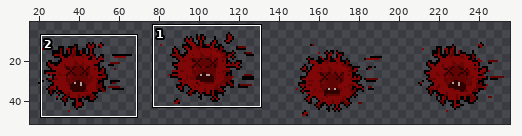
Two versions of one sprite sheet, Python_Module_8/Assets/SpriteSheets/Virus Game/Enemies/Virus_Red/virus1_red.png. Above: a wide view before the commit, with the close-up outlined.
Close-up. Earlier state:
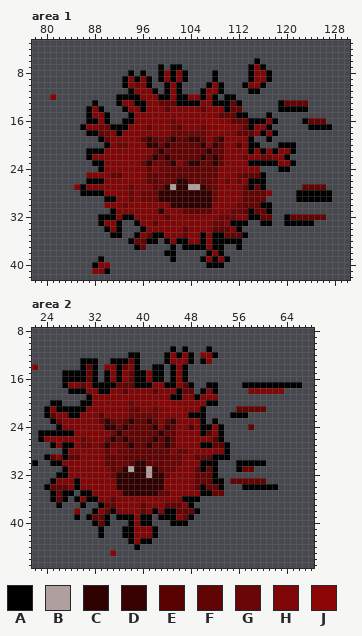
The file is 256x64 pixels. Colours within 5 levels of each other are drawn and written as one. Shown: area 1: x 78..130, y 3..42; area 2: x 22..68, y 8..47. The wide view leaves out empty margins. The commit also changed other parts of the picture, which this record leaves out.
Palette (. is transparent): A #000000  B #b09f9f  C #300101  D #390202  E #580101  F #610404  G #6a0606  H #800707  J #8d0606
Pixels before, area 1, first column x 81:
 6 ..................................A............
 7 ..................A.AA...........AHA...........
 8 .............A.A..AHAHA....A.....AHHA..........
 9 ............AHAHA.AHAHA....A.....AHHA..........
10 ............AHGHA..AHA....AHA...AHHA...........
11 .............AHHHA.AHA...AHHA....AA............
12 H..........AAAAHHHAAHAAHHAHA.AA................
13 .......A...AHHAAHHFFFAAAAHHAAAFA......AFFFF....
14 ......AHA...AHHAHHHFHHHHHFHHHAFF......AAAAA....
15 ......AHHA...AHHHHHHHHHHHHHHFFFAA...A..........
16 ......AAHA..AAHHHHHHGHHHHHJJHHFFFAAAHA....AFFF.
17 .....AHHGGAAAHHHGHHHGFHHHGHHJJHHFAHHA......AAAA
18 ......AAFGHAHHHHHHHHGGGGGGHHHHHFFFHAHA.........
19 ........AFHHHHHFDFGFCFFDDFHFDHHHHA..A..........
20 .........AHGGHHHCCGCFFFFFCHDFHHEHAA...AAA......
21 ......AAAHHHHHHHHGCGFFFFFFCFFHHHHAHAHAHHA......
22 ......AHHHHHHHHHGCFCFFFFFCFCFHHHGHHGGHHA.......
23 .......AAHHHHHHGCGGFCHFCCFFCFHHHHAAAAAHHA......
24 ........AHHHHHHHFHGGFFFFFFFFHHHHHHH...AA.......
25 ......HHHHFFHHHHFFGFFFFFFFFFHHHGFFFA...........
26 ......AAAHHHHHHHFFGGFCCFFFFGHGHGHAAA...........
27 ....HAHHHHHHHGHHHFGCBCCBBCFGHHHHFAFA......FFFF.
28 .....AAAAHHHHGHGGGCCCCCCCCCGHHHHFFFFH....AAAAAA
29 .........AAHHGHGGGCCCCCCCCCGHHHHFFFF.....AAAAAA
30 .........HHHGHHHHHHHCCCCCCCHHHHGFFFAA..........
31 ..........AHHHHHHHCHHHFFFFFHHHGGFAFFA..........
32 ........AAAHAAHHHHHFHHHHHHHHGGGHHAAFF..AFFFFFF.
33 ........AHHA..AHHFHHHHHHHHHGGHAAA..AA..AAAAA...
34 .........AHA...AHHHHHHFHHHHFFFHA...............
35 ..........AA..AHFAAHHHFHHAHAAFFFA..............
36 .............AGFAA.AHAAHHAHAAAAA...............
37 ..............AF....A.AAAAHAA..A...............
38 ...................AA.....AHA..................
39 ........A...........A....AHAHA.................
40 .......AHH................AAA..................
41 .......HHA.....................................
Pixels before, area 2, first column x 22:
11 .......................A.A...A...............
12 ................AA....AHAHA.HHA..............
13 ........AAA..AAAFA....AHHHA.AH...............
14 H.......AFA.HHAFHA..AA.AHA...................
15 .....AAAAFA.AHAHFAAHAA.AHA...................
16 .....AAAAFA.AHAHFAAHAA.AHA...................
17 .....AHHFHAAAAFFFAAAHHAAHFA..AA....AAAAAAAAAA
18 ......AAAHHAAHHFHHHHFHHHAFF.AHA.....HHHHHH...
19 .........AHHHHHHHHHHHHHAAHHAHHH..............
20 ...AA...AAHHHHHHGHHHHJJHHHHHHAA..............
21 ..AHAAAAAHHHHHHHGFHHGHHJJHHHA.....FFFFF......
22 ..AFHHAAHHHFHHHHGGGGGHHHHHAAA....AAA.........
23 ...AFHHHHHHFDFGFCFFDFHFDHHHHA.A..............
24 ....AHHHHHHHCCGCFFFFCHDFHHEHAAHA....F........
25 .AAAAAAHHHHHHGCGFFFFFCFFHHHHAEHA.............
26 .AHHHHHHGHHHGCFCFFFFCFCFHHHHHHEA.............
27 ...AHAAHGGHGCGGFCFFCFFCFHHHHAAEEA............
28 .....AHHHHHHFHGGFFFFFFFHGGHHHHHHA............
29 ..AFHAFFHHHHFFGFFFFFFFFGGHHFFFAAA............
30 A..AAHHHHHHHFFGGFCCFFFGGGHHHAAA...AAAAA......
31 .....AHHHHHHHFGCBCCBCFGGHHHFAFA...AFF........
32 ....AAHHHHHHHGCCCCCBCCGHHHHFFFA..............
33 ...AHHHAHHHHHHCCCCCCCCHHHHHFFFAA.FFFFFF......
34 ..AFFFHAHHHHHHCCCCCCCCHHHHHFAFFA...AAAAAA....
35 ...AFAA.AAHHHHHCCCCCCFFHHHHHAAFF.............
36 ...AFA.AHAAHHFHHHHHHHHHHHAAA.................
37 ....A...A..AFFHHHHFHHHFFFHA..................
38 .......H..AHFAHHHHFHAHAAFFFA.................
39 .......A.AFFA.AAAHAA.AAAHFA..................
40 ..........AFA...AHAA...AAA...................
41 ...........A...AAHHHA........................
42 ...........A...AAHHHA........................
43 ................AHAA.........................
44 .................A...........................
45 .............H...............................
After:
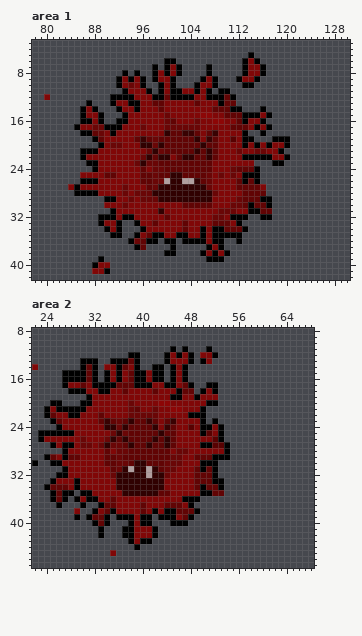
Diff:
Changed rows in their new state; - is an unchanged pixel.
Area 1:
first column x 80:
 5 ----------------------------------A-------------
 6 --------------------AA-----------AH-------------
 7 ------------------A.AH-----A-----AH-------------
 8 -------------A.A.-AHAHA.---A.----AH-A.----------
 9 ------------AHAHA.AH--..--AH----AHHA..----------
10 ------------AHGHA.-AHA.--AHHA.----A..-----------
11 -------------AH--A.AHA-HHAHA.-A---..------------
12 H.---------A---H--A-FA--A-HA-AF-----------------
13 -------A.--AH-A-H-F-HHHHHF--H-F-.------.....----
14 ------AHA.--AH-AH--FH-----H-FFFAA---A--.....----
15 ------AH-A.--AH-----G-----JJ-H--F-AAH-----------
16 ------A-HA.-A-H-----GF---G-H-J-H-AHH-..----....-
17 -----AH-G-A--H--GH--G-GGGGH--HHFF-HA--------....
18 ------A-FGHAH-------CFFDDFHFD---HA..-..---------
19 --------AFH----FDFGF-F--FCHD-H-E-A---.AAA-------
20 ---------AHG-H--C-GCF------FFH--HAH-HAHH-.------
21 ------A--H-------GCGF----C---H--G-HGG-HA..------
22 ------AH--------GCFC-H-CC-FCFH---AAAAA----------
23 -------A-H-----GCG-F-FF-FF--HH----H...-A..------
24 --------AH------FHG-F-------H--GFFFA---..-------
25 ------H---F-H---F-GF-CC----GHG-GHAAA.-----------
26 ------A--H------F-G-BC-BBC-GH-H-FAF-.-----------
27 ----HAH------GH--FGC-C--CC-GH---F-F-H------....-
28 -----A---H---GHG--C------------------.----......
29 ----------------------------H---G---AA----......
30 ---------------------HHFFFFF---G--A-F-----------
31 -----------------------HHHHH-GG-HH-A-F----------
32 ----------------------------G-HAAA..AA--.......-
33 -----------------------F----FFFH-.--..--.....---
34 --------------------------A-AA-FFA--------------
35 ----------------------AA------AAA.--------------
36 ---------------------A.-AA----..----------------
37 -----------------------....AH---.---------------
38 --------------------------AHAHA-----------------
39 ---------------------.----.A-A.-----------------
40 ---------------------------...------------------
Area 2:
first column x 55:
17 --..........
18 ---......---
21 -.....------
22 ...---------
24 ---.--------
first column x 55:
30 -.....--
31 -...----
33 ......--
34 --......
Pixel boxes of the changes (left, top, right, bottom) in both close-ups:
changed: (44, 52, 332, 268)
erased: (230, 382, 302, 430)
erased: (230, 460, 278, 490)
